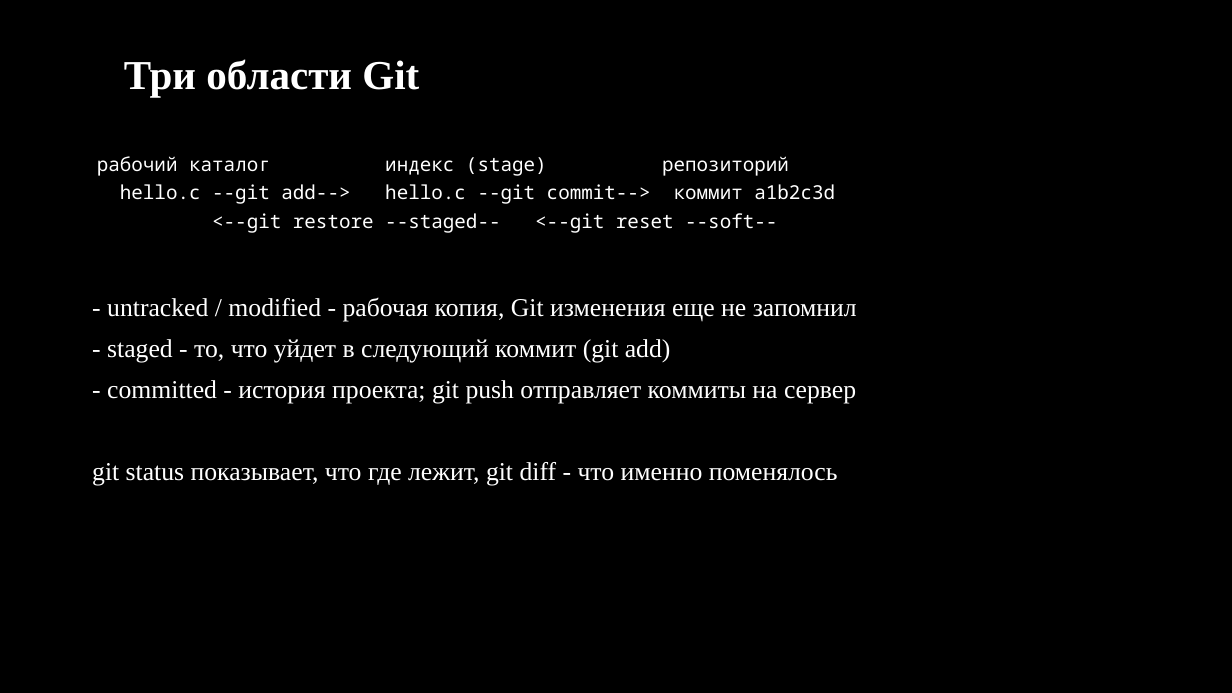
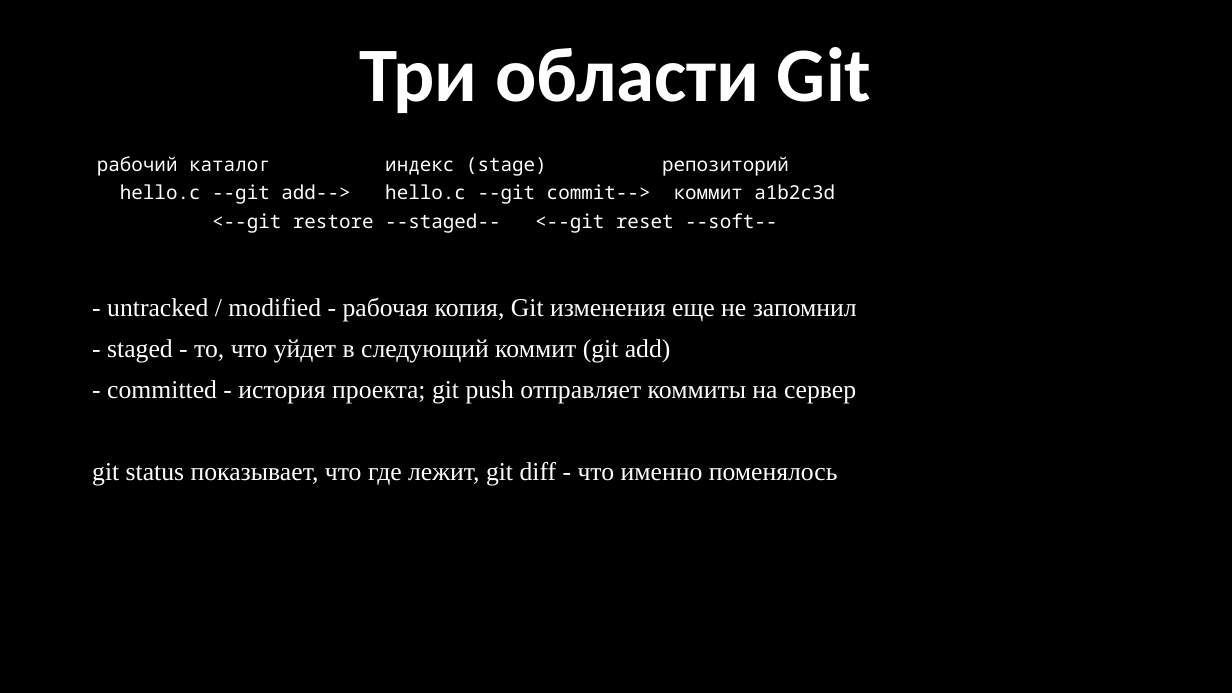
Before and after one commit to kruffka/C-Programming, a slide deck: slide 13 of 9_git/9_git.pptx (slide 12 before the commit). Drawn at 1232x693 pixels with LibreOffice and Linux fonts; fonts in the diff are those of the drawing. Boxes give left, top, right and bottom in pixels: in the first picture for what was removed or moved away, otherwise in the second. Text is boxed around its words. In the diff, an @@ line names an element or a change of style, - is before the commit and + after.

```diff
--- a/9_git/9_git.pptx
+++ b/9_git/9_git.pptx
@@ title "Три области Git" at (360,47,872,113): size 32 to 60 pt, font Times New Roman to Calibri; alignment left to centre @@
```
Also in this commit, not shown: 5 other slides changed, 3 slides added, 1 slide removed, 4 other files.
